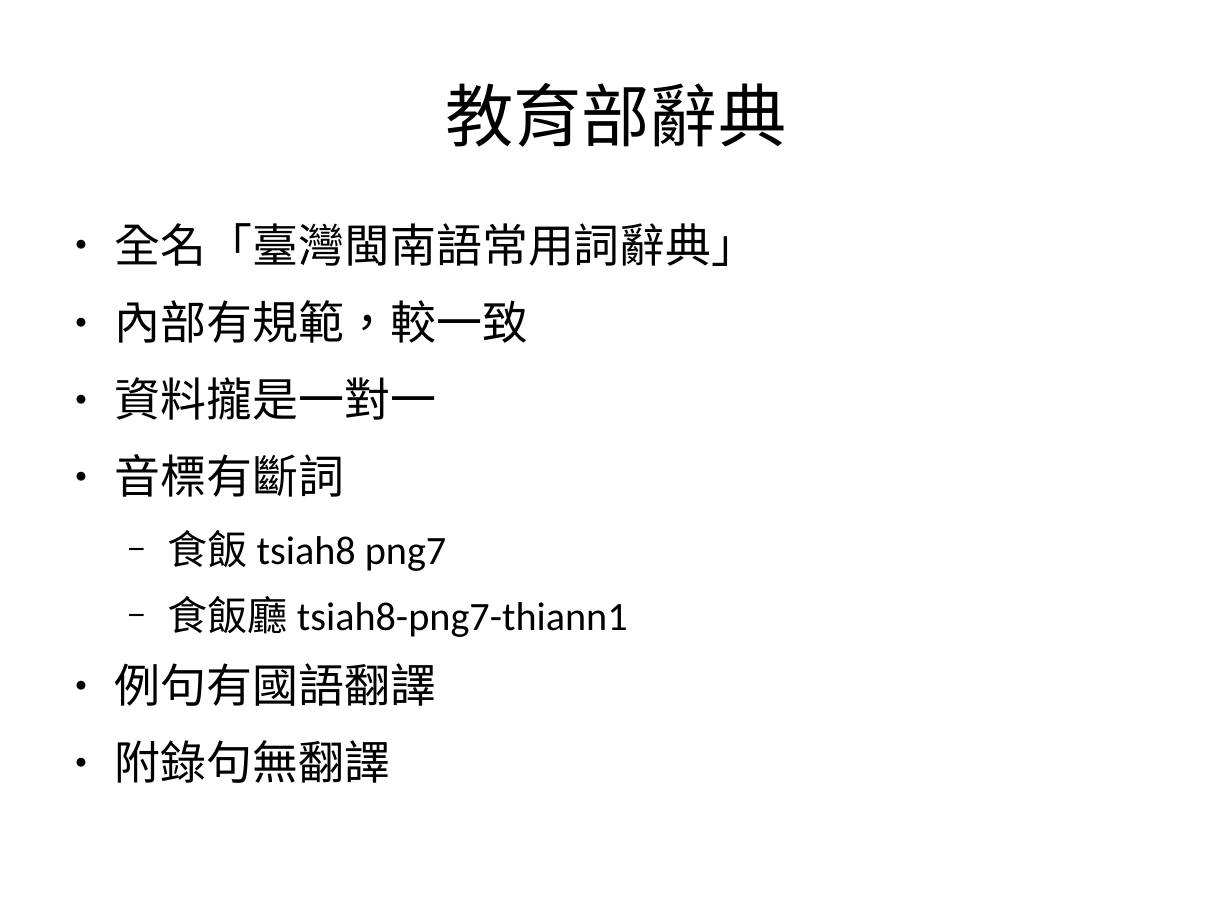
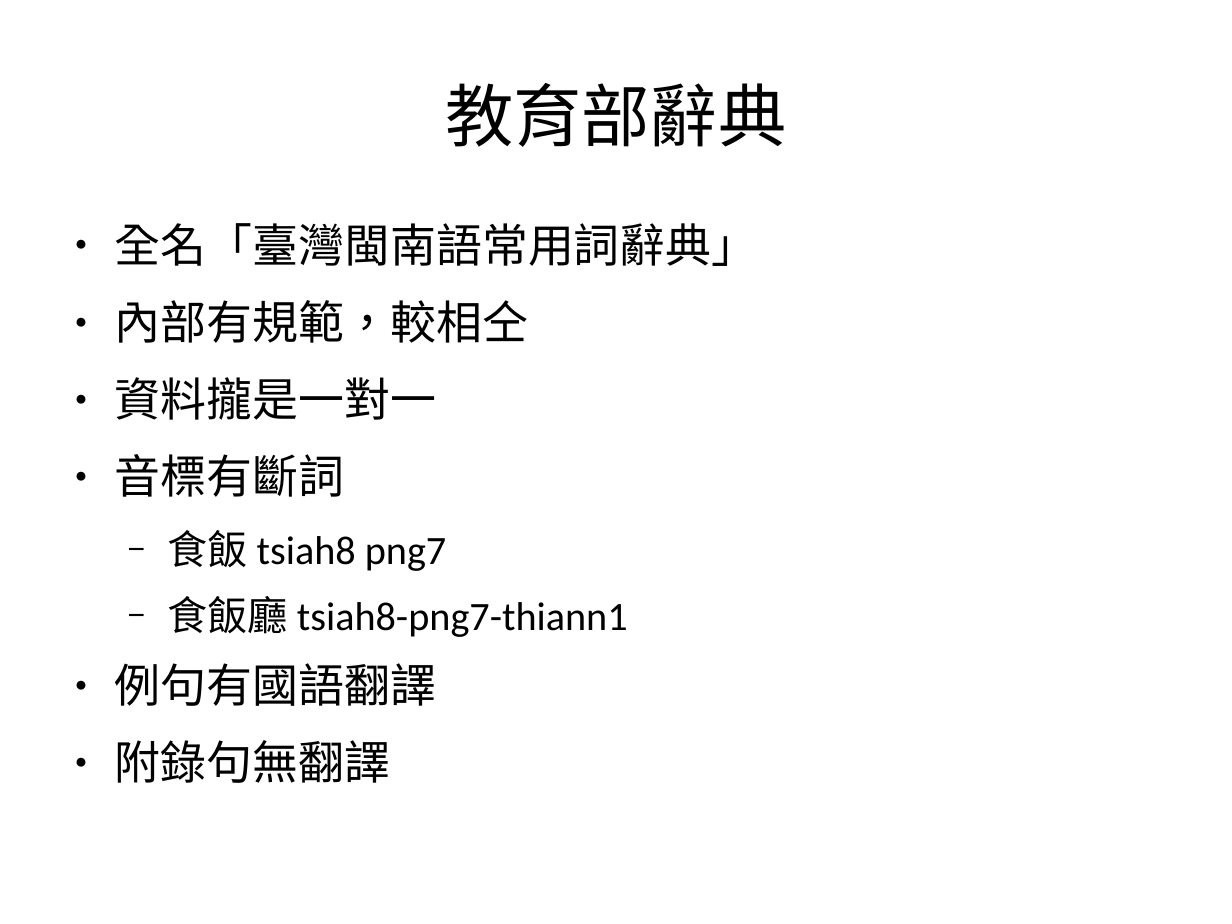
Before and after one commit to sih4sing5hong5/po3-ko3_tau5-iann2-phinn3, a slide deck: slide 14 of 翻譯報告.odp. Drawn at 1232x924 pixels with LibreOffice and Linux fonts; fonts in the diff are those of the drawing. Boxes give left, top, right and bottom in pixels: in the first picture for what was removed or moved away, otherwise in the second. Text is boxed around its words. In the diff, an @@ line names an element or a change of style, - is before the commit and + after.

```diff
--- a/翻譯報告.odp
+++ b/翻譯報告.odp
@@ text at bbox=[114, 300, 528, 343]: text changed @@
-● 內部有規範，較一致
+● 內部有規範，較相仝
```
Also in this commit, not shown: 3 other slides changed, 1 slide removed.
